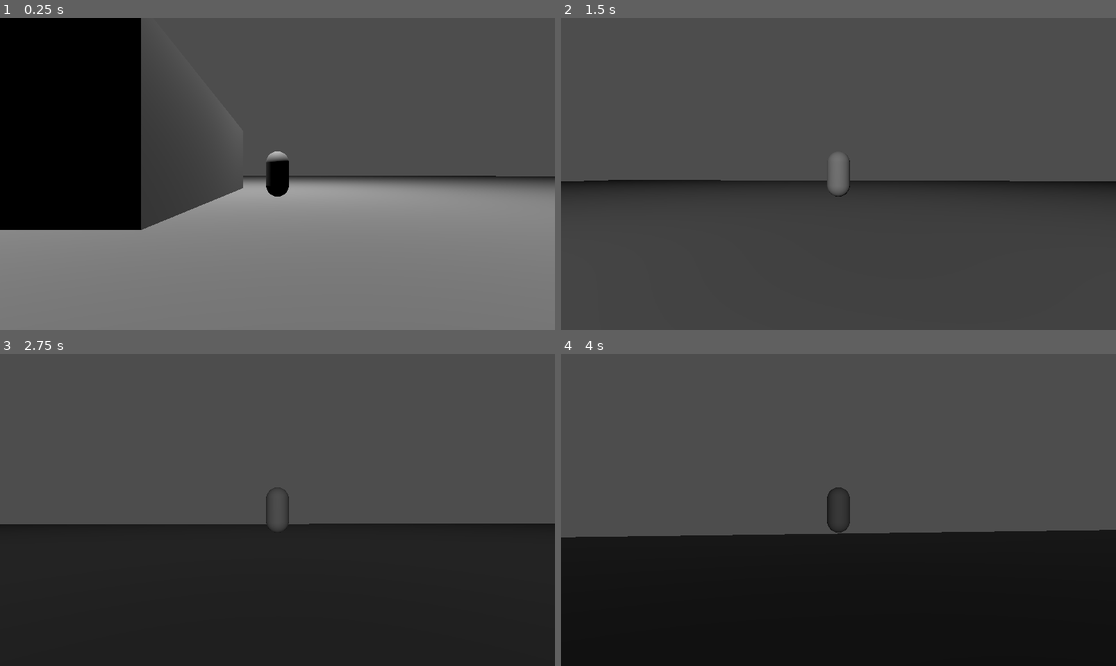
Above: before the commit, frames 1-4 (two rows, left to right).
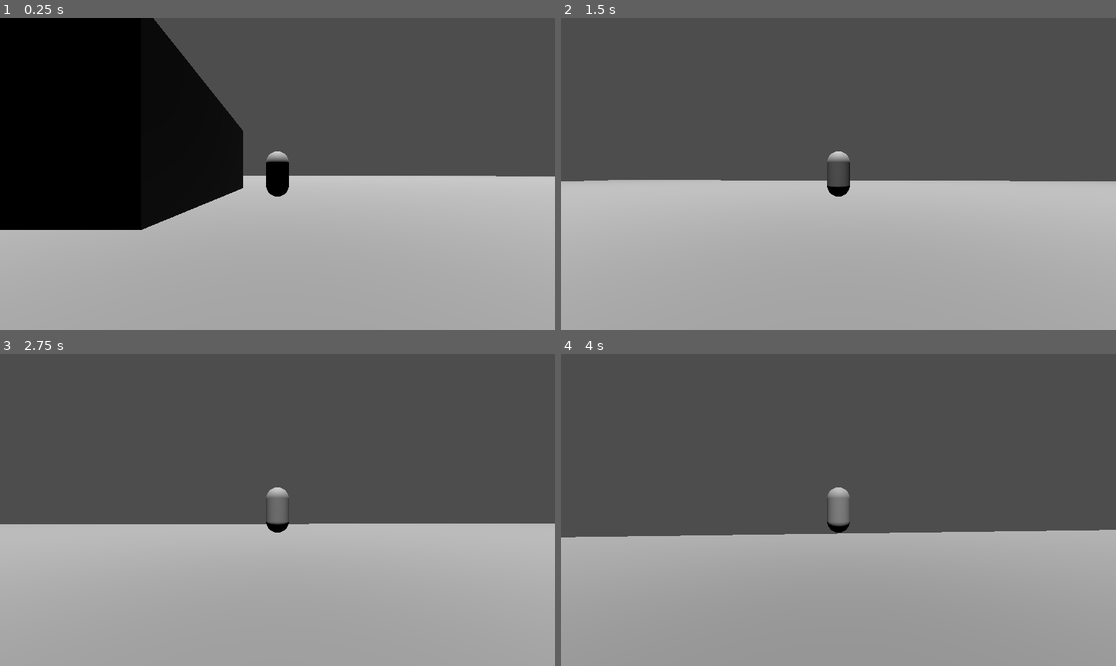
Above: after the commit, the same moments.

Repository: workingSpear/Metapathic
Game: Godot game, scene res://Scenes/test.tscn
Two runs of this game, one before a commit and one after it. Both use one fixed random seed, a clock stepped at 60 frames per second and the inputs below. The project has no main scene, so this scene is started directly.
Inputs (mouse positions are in pixels of both pictures, inside the frame that each line leads up to):
- Up to frame 1 (0.25 s): no input
- Up to frame 2 (1.5 s): tap Enter at 0.5 s; move the mouse to (866, 174) at 0.52 s; hold W (forward) from 0.53 s (still down); tap Shift (dive) at 0.6 s; tap Space (jump) at 0.77 s; move the mouse to (810, 174) at 1.27 s; tap Ctrl (sprint) at 1.35 s
- Up to frame 3 (2.75 s): keep holding W (forward); tap Space (jump) at 1.52, 2 s; move the mouse to (288, 503) at 2.02 s; tap I at 2.1 s
- Up to frame 4 (4 s): keep holding W (forward); tap Enter at 2.75 s; move the mouse to (832, 516) at 2.77 s; tap Shift (dive) at 2.85 s; tap Space (jump) at 3.02, 3.77 s; move the mouse to (877, 513) at 3.52 s; hold Ctrl (sprint) from 3.53 s (still down)

The runs differ from the first frame. In frame 1, 51% of the frame differs, in the area x 0-100%, y 0-100%; in frame 2, 48%; in frame 3, 46%; in frame 4, 43%.

Commit message:
Update to Godot 4.6

Diff:
--- a/Scenes/test.tscn
+++ b/Scenes/test.tscn
@@ -7,24 +7,25 @@
 uv1_triplanar = true
 uv1_world_triplanar = true
 
-[node name="Test" type="Node3D"]
+[node name="Test" type="Node3D" unique_id=847656016]
 
-[node name="OmniLight3D" type="OmniLight3D" parent="."]
-transform = Transform3D(1, 0, 0, 0, 1, 0, 0, 0, 1, -0.92873096, 12.330762, 0)
-light_energy = 16.0
-omni_range = 200.0
+[node name="OmniLight3D" type="OmniLight3D" parent="." unique_id=308238758]
+transform = Transform3D(1, 0, 0, 0, 1, 0, 0, 0, 1, -0.92873096, 258.12097, 0)
+light_energy = 3.053
+omni_range = 391.087
+omni_attenuation = 0.0
 
-[node name="CSGBox3D" type="CSGBox3D" parent="."]
+[node name="CSGBox3D" type="CSGBox3D" parent="." unique_id=853117134]
 transform = Transform3D(1, 0, 0, 0, 1, 0, 0, 0, 1, 0, 0.20631695, 0)
 material_override = SubResource("StandardMaterial3D_o3qbn")
 use_collision = true
 size = Vector3(209.59863, 1, 210.5498)
 
-[node name="CSGBox3D2" type="CSGBox3D" parent="."]
+[node name="CSGBox3D2" type="CSGBox3D" parent="." unique_id=1653020781]
 transform = Transform3D(1, 0, 0, 0, 1, 0, 0, 0, 1, -4.0584173, 2.6353216, 0)
 material_override = SubResource("StandardMaterial3D_o3qbn")
 use_collision = true
 size = Vector3(3.2398553, 4.2610006, 10.743164)
 
-[node name="Player" parent="." instance=ExtResource("1_lc1oi")]
+[node name="Player" parent="." unique_id=1691484442 instance=ExtResource("1_lc1oi")]
 transform = Transform3D(1, 0, 0, 0, 1, 0, 0, 0, 1, 0, 2.0508358, 0)
--- a/project.godot
+++ b/project.godot
@@ -8,10 +8,14 @@
 
 config_version=5
 
+[animation]
+
+compatibility/default_parent_skeleton_in_mesh_instance_3d=true
+
 [application]
 
 config/name="Metapathic"
-config/features=PackedStringArray("4.5", "Forward Plus")
+config/features=PackedStringArray("4.6", "Forward Plus")
 config/icon="res://icon.svg"
 
 [editor_plugins]
Not shown: 1 places in Scenes/test.tscn that only renumber resources
